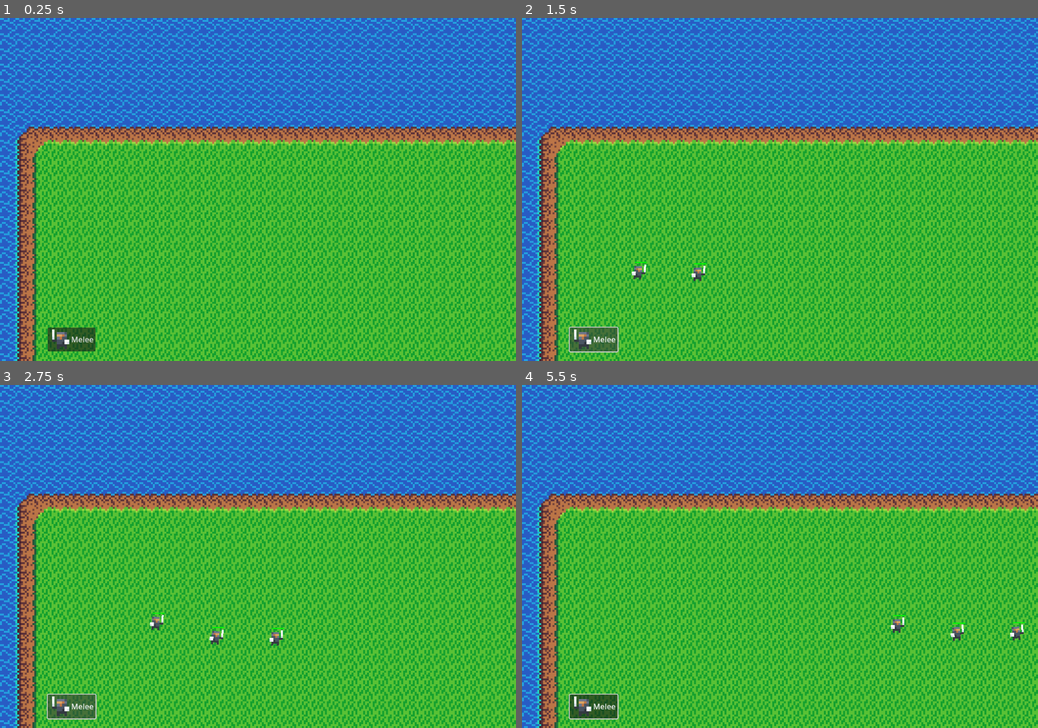
Above: before the commit, frames 1-4 (two rows, left to right).
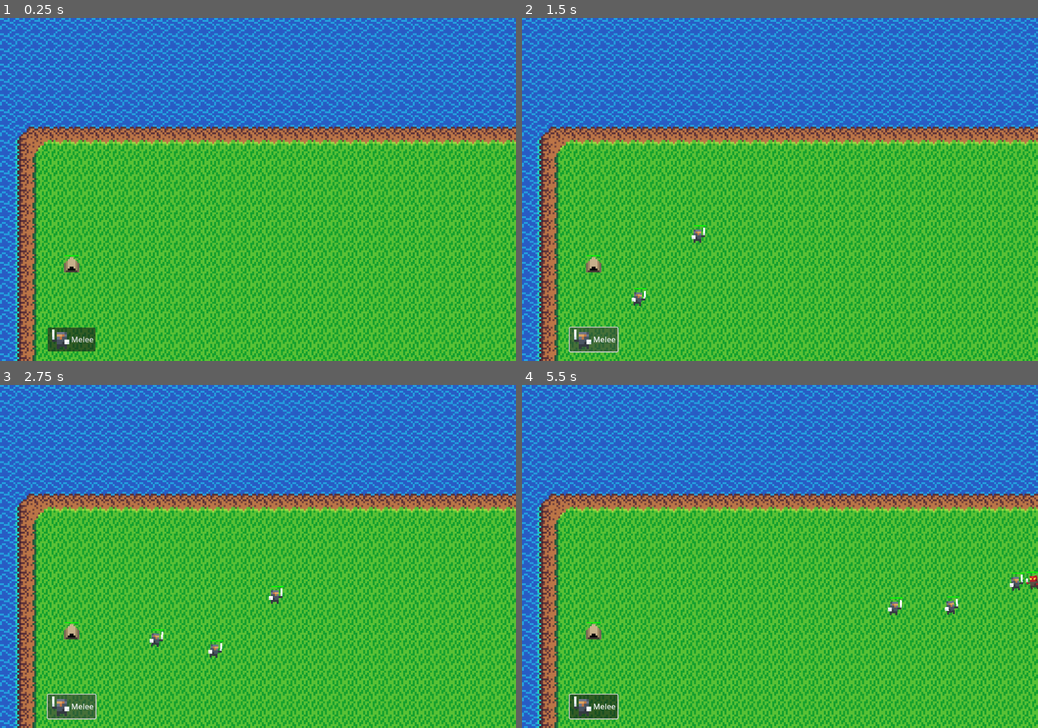
Above: after the commit, the same moments.

Repository: jeysu/pixel-wars
Game: Godot game, scene res://scenes/main.tscn
Two runs of this game, one before a commit and one after it. Both use one fixed random seed, a clock stepped at 60 frames per second and the inputs below.
Inputs (mouse positions are in pixels of both pictures, inside the frame that each line leads up to):
- Up to frame 1 (0.25 s): no input
- Up to frame 2 (1.5 s): click "Melee" at 0.5 s; click "Melee" at 1.25 s
- Up to frame 3 (2.75 s): click "Melee" at 2 s
- Up to frame 4 (5.5 s): move the mouse to (893, 539) at 2.77 s; click (893, 539) at 2.92 s; drag from (676, 573) to (754, 625) at 3.52 s; move the mouse to (831, 481) at 4.27 s; click (831, 481) at 4.42 s; drag from (754, 625) to (625, 505) at 5.02 s

The runs differ from the first frame. In frame 1, 0.1% of the frame differs, in the area x 12-16%, y 69-75%; in frame 2, 0.5%; in frame 3, 0.6%; in frame 4, 0.7%, in the area x 12-100%, y 54-75%.

Commit message:
Divided main into components

Diff:
--- a/scenes/base.tscn
+++ b/scenes/base.tscn
@@ -1,7 +1,8 @@
-[gd_scene load_steps=7 format=3 uid="uid://gghqfmf5pyio"]
+[gd_scene load_steps=8 format=3 uid="uid://gghqfmf5pyio"]
 
 [ext_resource type="Script" uid="uid://bw277ap6ekl5k" path="res://scripts/entity.gd" id="1_h5ip5"]
 [ext_resource type="Texture2D" uid="uid://b5xu7ce71l5cb" path="res://sprites/tileset.png" id="2_baglu"]
+[ext_resource type="Script" uid="uid://py8rtwggjbw5" path="res://scripts/attack.gd" id="2_t45w4"]
 
 [sub_resource type="AtlasTexture" id="AtlasTexture_t45w4"]
 atlas = ExtResource("2_baglu")
@@ -21,9 +22,9 @@
 [node name="Entity" type="CharacterBody2D"]
 safe_margin = 0.5
 script = ExtResource("1_h5ip5")
-hp = 1000
-speed = 0
-attack_damage = 0
+
+[node name="Attack" type="Node2D" parent="." groups=["behavior"]]
+script = ExtResource("2_t45w4")
 
 [node name="Sprite2D" type="Sprite2D" parent="."]
 scale = Vector2(4, 4)
--- a/scenes/main.tscn
+++ b/scenes/main.tscn
@@ -1,10 +1,27 @@
-[gd_scene load_steps=15 format=4 uid="uid://cpqaf10my1qlk"]
+[gd_scene load_steps=20 format=4 uid="uid://cpqaf10my1qlk"]
 
 [ext_resource type="Script" uid="uid://d2pc3rvgsskb8" path="res://scripts/main.gd" id="1_o5qli"]
 [ext_resource type="PackedScene" uid="uid://c5ldnv3l3lpth" path="res://scenes/adventurer.tscn" id="2_0wfyh"]
+[ext_resource type="Script" uid="uid://cfmc4p3qn06o8" path="res://scripts/base_spawner.gd" id="2_85g3d"]
 [ext_resource type="PackedScene" uid="uid://ds42gr7xhg8d0" path="res://scenes/mob.tscn" id="3_sugp2"]
 [ext_resource type="Texture2D" uid="uid://b5xu7ce71l5cb" path="res://sprites/tileset.png" id="4_jyhfs"]
+[ext_resource type="PackedScene" uid="uid://gghqfmf5pyio" path="res://scenes/base.tscn" id="4_tefeu"]
+[ext_resource type="Script" uid="uid://cr7r7rqiefhjx" path="res://scripts/mob_spawner.gd" id="5_o6xl0"]
 [ext_resource type="Texture2D" uid="uid://8mosrejsomo4" path="res://sprites/sprites.png" id="5_tbgi4"]
+[ext_resource type="Script" uid="uid://f3becyv0sgru" path="res://scripts/handle_camera.gd" id="5_tipki"]
+[ext_resource type="Script" uid="uid://dyj1gvoqfcyne" path="res://scripts/adventurer_spawner.gd" id="6_tipki"]
+
+[sub_resource type="Curve2D" id="Curve2D_sugp2"]
+_data = {
+"points": PackedVector2Array(0, 0, 0, 0, 2060, 340, 0, 0, 0, 0, 2060, 700)
+}
+point_count = 2
+
+[sub_resource type="Curve2D" id="Curve2D_0wfyh"]
+_data = {
+"points": PackedVector2Array(0, 0, 0, 0, 216, 350, 0, 0, 0, 0, 216, 710)
+}
+point_count = 2
 
 [sub_resource type="AtlasTexture" id="AtlasTexture_tefeu"]
 atlas = ExtResource("5_tbgi4")
@@ -187,33 +204,57 @@
 terrain_set_0/terrain_0/color = Color(0.5, 0.34375, 0.25, 1)
 sources/0 = SubResource("TileSetAtlasSource_tefeu")
 
-[sub_resource type="Curve2D" id="Curve2D_0wfyh"]
-_data = {
-"points": PackedVector2Array(0, 0, 0, 0, 216, 350, 0, 0, 0, 0, 216, 710)
-}
-point_count = 2
-
-[sub_resource type="Curve2D" id="Curve2D_sugp2"]
-_data = {
-"points": PackedVector2Array(0, 0, 0, 0, 2060, 340, 0, 0, 0, 0, 2060, 700)
-}
-point_count = 2
-
 [node name="Main" type="Node"]
 script = ExtResource("1_o5qli")
+
+[node name="BaseSpawner" type="Node2D" parent="."]
+script = ExtResource("2_85g3d")
+bases = ExtResource("4_tefeu")
+
+[node name="AdventurerBaseLoc" type="Marker2D" parent="BaseSpawner"]
+position = Vector2(150, 518)
+
+[node name="MobBaseLoc" type="Marker2D" parent="BaseSpawner"]
+position = Vector2(2110, 522)
+
+[node name="MobSpawner" type="Node2D" parent="." node_paths=PackedStringArray("mob_spawn_location")]
+script = ExtResource("5_o6xl0")
+mobs = ExtResource("3_sugp2")
+mob_spawn_location = NodePath("MobSpawnPath/MobSpawnPoint")
+
+[node name="MobSpawnPath" type="Path2D" parent="MobSpawner"]
+curve = SubResource("Curve2D_sugp2")
+
+[node name="MobSpawnPoint" type="PathFollow2D" parent="MobSpawner/MobSpawnPath"]
+position = Vector2(2060, 340)
+rotation = 1.5708
+
+[node name="AdventurerSpawner" type="Node2D" parent="." node_paths=PackedStringArray("adventurer_spawn_location")]
+script = ExtResource("6_tipki")
 adventurers = ExtResource("2_0wfyh")
-mobs = ExtResource("3_sugp2")
-
-[node name="Camera" type="Camera2D" parent="."]
+adventurer_spawn_location = NodePath("AdventurerSpawnPath/AdventurerSpawnPoint")
+
+[node name="AdventurerSpawnPath" type="Path2D" parent="AdventurerSpawner"]
+curve = SubResource("Curve2D_0wfyh")
+
+[node name="AdventurerSpawnPoint" type="PathFollow2D" parent="AdventurerSpawner/AdventurerSpawnPath"]
+position = Vector2(216, 350)
+rotation = 1.5708
+
+[node name="CameraHandler" type="Node2D" parent="." node_paths=PackedStringArray("camera")]
+script = ExtResource("5_tipki")
+camera = NodePath("Camera")
+
+[node name="Camera" type="Camera2D" parent="CameraHandler"]
 position = Vector2(0, 360)
 limit_left = 0
 limit_top = 0
 limit_right = 2276
 limit_bottom = 0
 
-[node name="CanvasLayer" type="CanvasLayer" parent="."]
-
-[node name="AddMelee" type="Button" parent="CanvasLayer"]
+[node name="UserInterface" type="CanvasLayer" parent="."]
+
+[node name="AddMeleeButton" type="Button" parent="UserInterface"]
 offset_left = 100.0
 offset_top = 650.0
 offset_right = 200.0
@@ -222,33 +263,19 @@
 icon = SubResource("AtlasTexture_tefeu")
 expand_icon = true
 
-[node name="World" type="Node2D" parent="."]
+[node name="WorldSet" type="Node2D" parent="."]
 scale = Vector2(4, 4)
 
-[node name="Water" type="TileMapLayer" parent="World"]
+[node name="WaterLayer" type="TileMapLayer" parent="WorldSet"]
 tile_map_data = PackedByteArray("AABJABoAAAABAAEAAABJABkAAAABAAEAAABJABgAAAABAAEAAABJABcAAAABAAEAAABJABYAAAABAAEAAABJAB …(34864 unchanged characters)…
 tile_set = SubResource("TileSet_tbgi4")
 
-[node name="Ground" type="TileMapLayer" parent="World"]
+[node name="GroundLayer" type="TileMapLayer" parent="WorldSet"]
 tile_map_data = PackedByteArray("AABBABUAAAAEAAEAAABBABQAAAAEAAEAAABBABMAAAAEAAEAAABBABIAAAAEAAEAAABBABEAAAAEAAEAAABBAB …(19504 unchanged characters)…
 tile_set = SubResource("TileSet_tefeu")
 
-[node name="Grass" type="TileMapLayer" parent="World"]
+[node name="GrassLayer" type="TileMapLayer" parent="WorldSet"]
 tile_map_data = PackedByteArray("AAAPAA0AAAAHAAEAAAAPAAwAAAAHAAEAAAAOAA0AAAAHAAEAAAAOAAwAAAAHAAEAAAANAA0AAAAHAAEAAAANAA …(16816 unchanged characters)…
 tile_set = SubResource("TileSet_jyhfs")
 
-[node name="AdventurerSpawnPath" type="Path2D" parent="."]
-curve = SubResource("Curve2D_0wfyh")
-
-[node name="SpawnPoint" type="PathFollow2D" parent="AdventurerSpawnPath"]
-position = Vector2(216, 350)
-rotation = 1.5708
-
-[node name="MobSpawnPath" type="Path2D" parent="."]
-curve = SubResource("Curve2D_sugp2")
-
-[node name="SpawnPoint" type="PathFollow2D" parent="MobSpawnPath"]
-position = Vector2(2060, 340)
-rotation = 1.5708
-
-[connection signal="pressed" from="CanvasLayer/AddMelee" to="." method="_on_add_melee_pressed"]
+[connection signal="pressed" from="UserInterface/AddMeleeButton" to="." method="_on_add_melee_pressed"]
--- /dev/null
+++ b/scripts/adventurer_spawner.gd
@@ -0,0 +1,10 @@
+extends Node2D
+
+@export var adventurers: PackedScene
+@export var adventurer_spawn_location: PathFollow2D
+
+func spawn_adventurer():
+	var adventurer = adventurers.instantiate()
+	adventurer_spawn_location.progress_ratio = randf()
+	adventurer.global_position = adventurer_spawn_location.global_position
+	add_child(adventurer)
--- /dev/null
+++ b/scripts/base_spawner.gd
@@ -0,0 +1,18 @@
+extends Node2D
+
+@export var bases: PackedScene
+var base_spawn_location: Marker2D
+
+func spawn_adventurer_base():
+	var base = bases.instantiate()
+	base.add_to_group("adventurers")
+	base_spawn_location = $AdventurerBaseLoc
+	base.global_position = base_spawn_location.global_position
+	add_child(base)
+
+func spawn_mob_base():
+	var base = bases.instantiate()
+	base.add_to_group("mobs")
+	base_spawn_location = $MobBaseLoc
+	base.global_position = base_spawn_location.global_position
+	add_child(base)
--- /dev/null
+++ b/scripts/handle_camera.gd
@@ -0,0 +1,11 @@
+extends Node2D
+
+@export var camera: Camera2D
+var dragging := false
+
+func _unhandled_input(event):
+	if event is InputEventMouseButton:
+		if event.button_index == MOUSE_BUTTON_LEFT:
+			dragging = event.pressed
+	if event is InputEventMouseMotion and dragging:
+		camera.global_position -= event.relative
--- a/scripts/main.gd
+++ b/scripts/main.gd
@@ -1,32 +1,12 @@
 extends Node
 
-@export var adventurers: PackedScene
-@export var mobs: PackedScene
-
-var number_of_mobs := 10
-var dragging := false
-
 func _ready():
-	for n in number_of_mobs:
-		var mob = mobs.instantiate()
-		var mob_spawn_location = $MobSpawnPath/SpawnPoint
-		mob_spawn_location.progress_ratio = randf()
-		mob.position = mob_spawn_location.position
-		add_child(mob)
+	$BaseSpawner.spawn_adventurer_base()
+	$BaseSpawner.spawn_mob_base()
+	$MobSpawner.spawn_mob()
 
 func _input(event):
 	pass
 
-func _unhandled_input(event):
-	if event is InputEventMouseButton:
-		if event.button_index == MOUSE_BUTTON_LEFT:
-			dragging = event.pressed
-	if event is InputEventMouseMotion and dragging:
-		$Camera.global_position -= event.relative
-
 func _on_add_melee_pressed():
-	var adventurer = adventurers.instantiate()
-	var adventurer_spawn_location = $AdventurerSpawnPath/SpawnPoint
-	adventurer_spawn_location.progress_ratio = randf()
-	adventurer.position = adventurer_spawn_location.position
-	add_child(adventurer)
+	$AdventurerSpawner.spawn_adventurer()
--- /dev/null
+++ b/scripts/mob_spawner.gd
@@ -0,0 +1,12 @@
+extends Node2D
+
+@export var mobs: PackedScene
+@export var mob_spawn_location = PathFollow2D
+var number_of_mobs := 10
+
+func spawn_mob():
+	for n in number_of_mobs:
+		var mob = mobs.instantiate()
+		mob_spawn_location.progress_ratio = randf()
+		mob.global_position = mob_spawn_location.global_position
+		add_child(mob)
Not shown, changed: .gitignore
